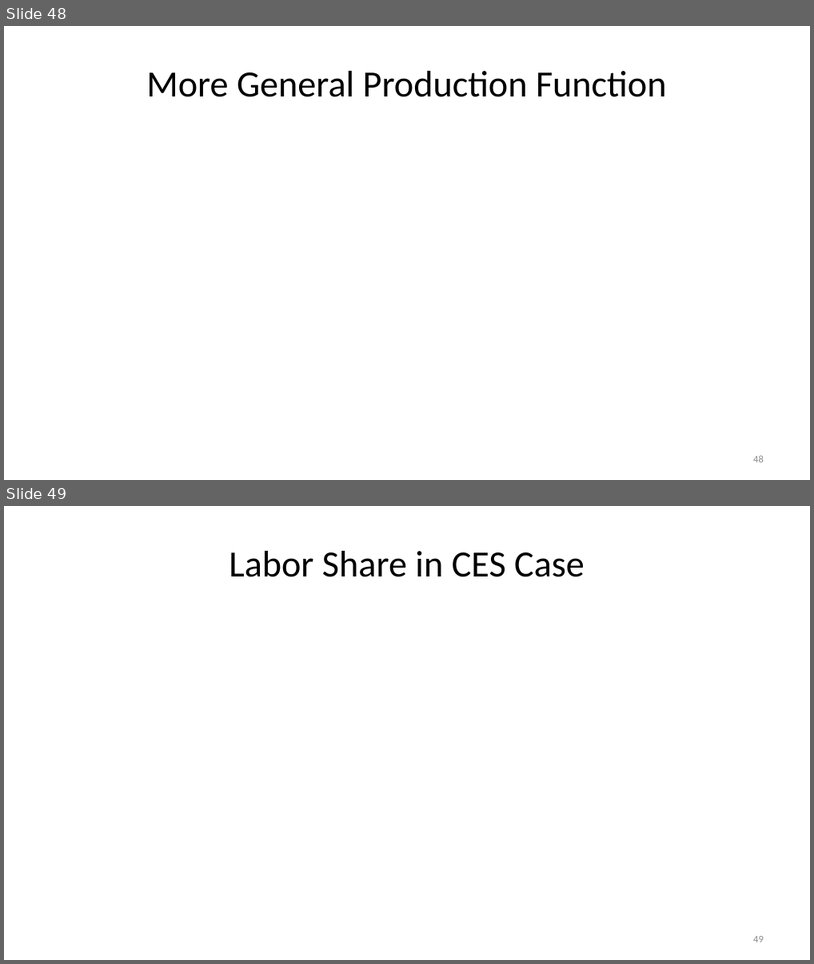
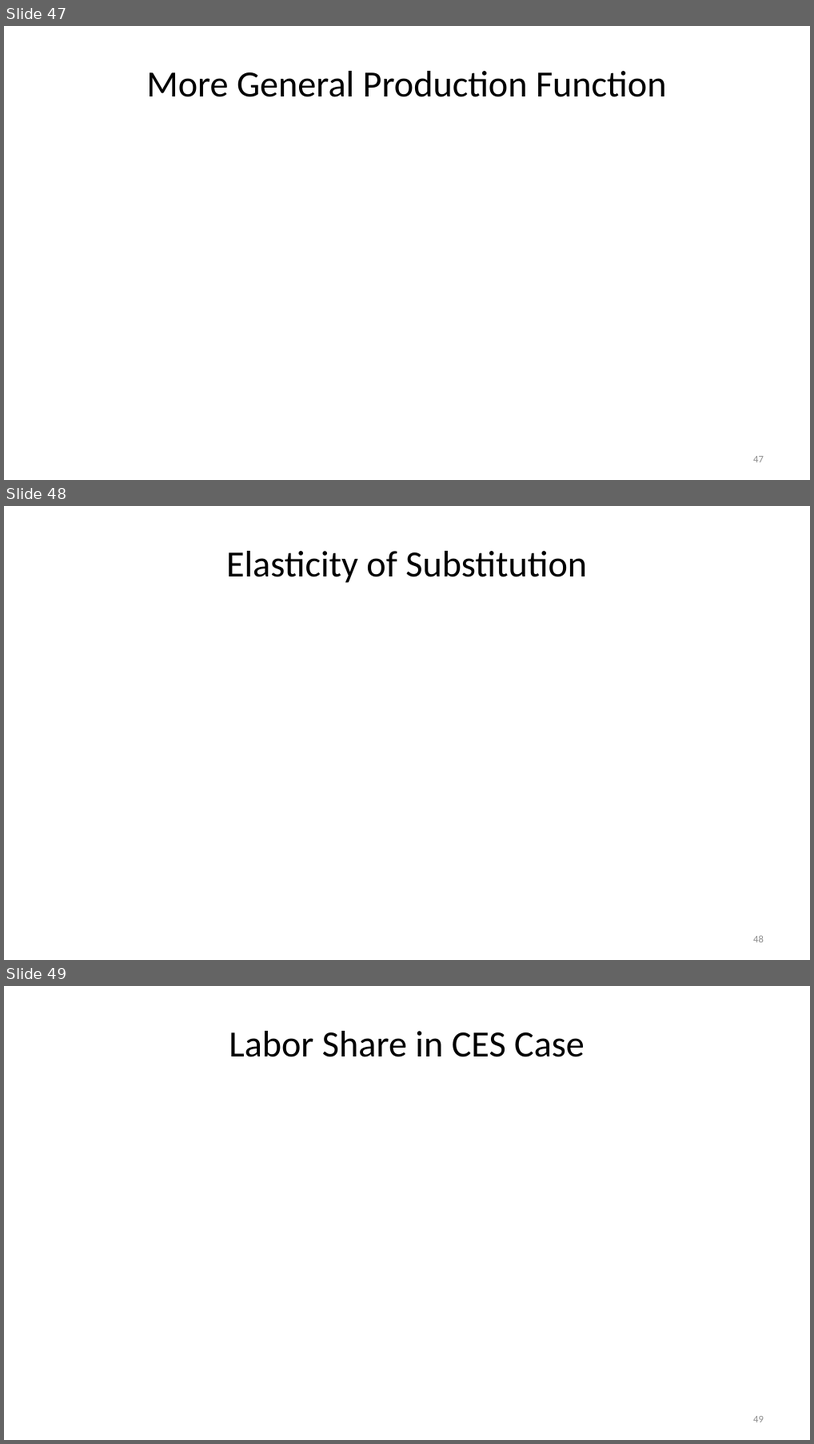
Before and after one commit to jonsteinsson/jonsteinsson.github.io, a slide deck: static/teaching/ProductionSlides.pptx. Shown one above the other, each under a label of ours: slides 48 and 49 before the commit, slides 47, 48 and 49 after it. The pictures are 814x964 and 814x1444 pixels, drawn with LibreOffice and Linux fonts; fonts in the diff are those of the drawing; grey boxes stand for pictures. Boxes give left, top, right and bottom in pixels: in the first picture for what was removed or moved away, otherwise in the second. Text is boxed around its words. In the diff, an @@ line names an element or a change of style, - is before the commit and + after.

```diff
--- a/static/teaching/ProductionSlides.pptx
+++ b/static/teaching/ProductionSlides.pptx
@@ slide 48 added at (4, 506, 810, 960), background #FFFFFF @@
@@ title added at (226, 551, 587, 583), 44 pt, text #000000 @@
+Elasticity of Substitution
@@ page number added at (754, 935, 764, 942), 12 pt, text #8C8C8C @@
+48
@@ what was slide 48 is now slide 47 @@
@@ page number at (754, 456, 764, 462): text changed @@
-48
+47
```
Also in this commit, not shown: 5 slides changed, 8 other slides added, 2 slides removed, 1 other file.
